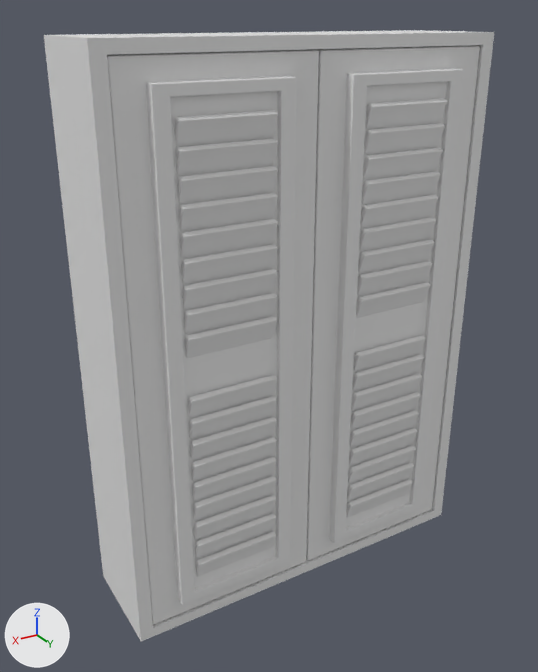
Renders of the FBX model Assets/Arts/Modeling/Assets/janela.fbx from each side of a commit.
One viewpoint serves both versions: a 50 mm lens placed at (0.778, 1.236, 0.601), pointed at (0.036, -0.002, -0.018). Lighting does not change. The marker at lower left points along +X, +Y and +Z. Where no turn or scale is listed for an object, it has been applied to the vertices.

The first picture shows 'Cube.013', 'Janela', 'Veneziana', 'Veneziana.001'.
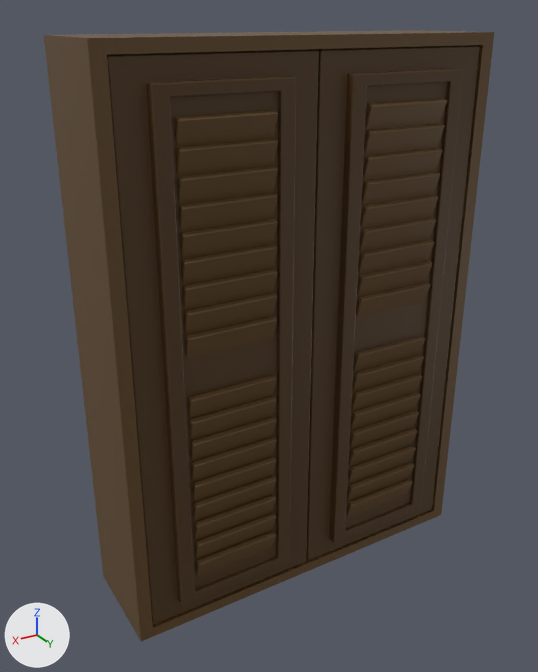
Where the newer file only moved an object's origin or applied its transform, the numbers keep the older frame.

Pixel boxes (x1, y1, x2, y2) of what changed, in the pictures (538 x 672 px):
'Janela', recoloured (grey to brown): (107, 45, 480, 625) in both
'Cube.013', recoloured (grey to brown): (44, 30, 494, 641) in both
'Veneziana', recoloured (grey to brown): (175, 98, 447, 359) in both
'Veneziana.001', recoloured (grey to brown): (188, 335, 426, 577) in both

Diff of the bpy script that builds the scene:
```diff
--- a/Assets/Arts/Modeling/Assets/janela.fbx.py
+++ b/Assets/Arts/Modeling/Assets/janela.fbx.py
@@ mat_madeira_clara @@
+mat_madeira_clara = principled_material('Madeira Clara')
+mat_madeira_clara.base_color = (0.116, 0.0604, 0.0171)  # brown #604623
@@ mat_madeira_escura @@
+mat_madeira_escura = principled_material('Madeira Escura')
+mat_madeira_escura.base_color = (0.0738, 0.035, 0.00833)  # brown #4d3517
@@ me_cube_022 @@
 me_cube_022.from_pydata(...)  # 560 vertices, 556 faces; spans x -0.758..0.0, y -0.072..0.02, z -0.546..0.546
+me_cube_022.materials.append(mat_madeira_escura)  # brown #4d3517
@@ me_cube_015 @@
 me_cube_015.from_pydata(...)  # 24 vertices, 24 faces; spans x -0.408..0.408, y -0.113..0.113, z -0.571..0.571
+me_cube_015.materials.append(mat_madeira_clara)  # brown #604623
@@ me_cube_029 @@
 me_cube_029.from_pydata(...)  # 432 vertices, 468 faces; spans x -0.661..-0.097, y -0.021..0.025, z -0.019..0.455
+me_cube_029.materials.append(mat_madeira_clara)  # brown #604623
@@ me_cube_030 @@
 me_cube_030.from_pydata(...)  # 432 vertices, 468 faces; spans x -0.661..-0.097, y -0.021..0.025, z -0.514..-0.039
+me_cube_030.materials.append(mat_madeira_clara)  # brown #604623
```
